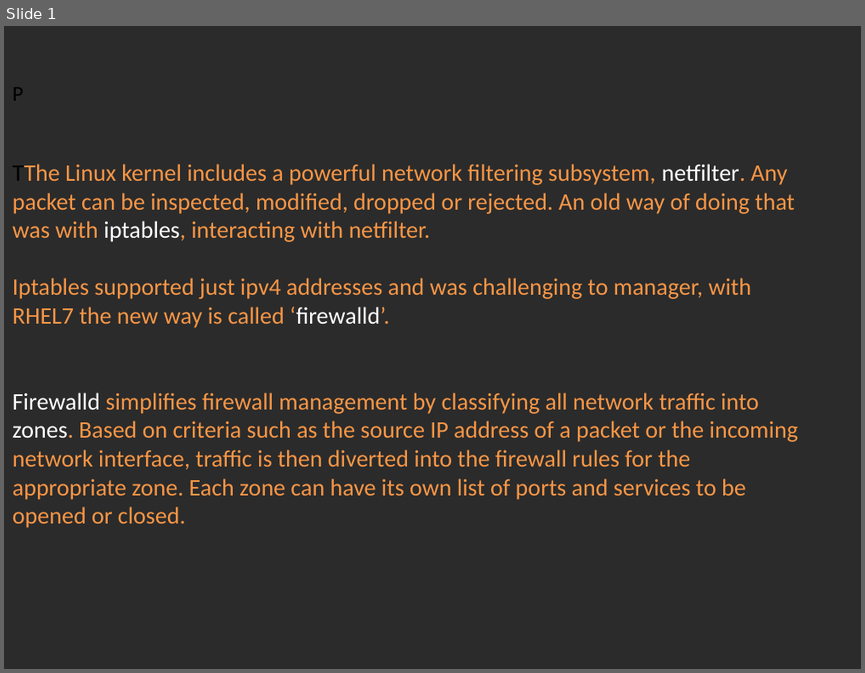
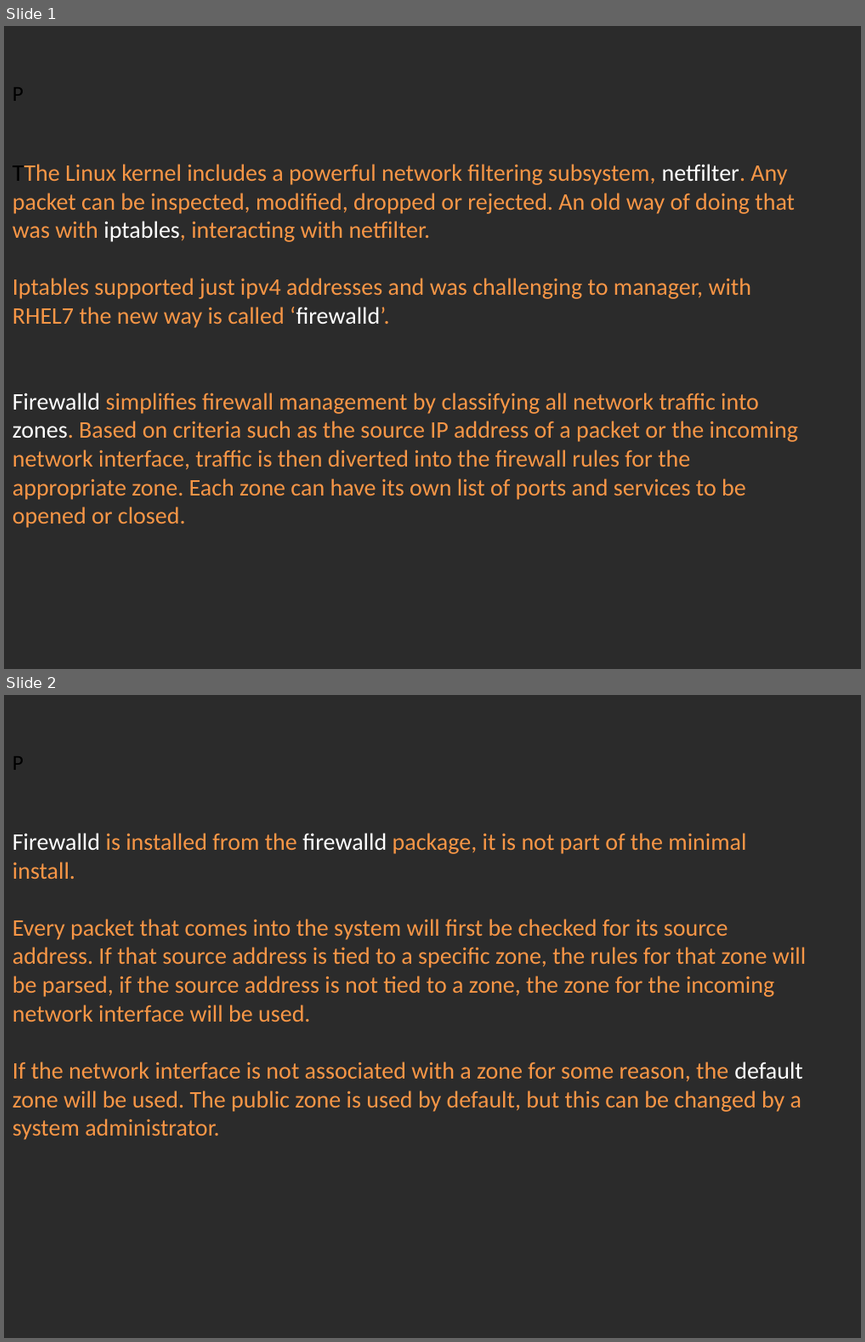
Before and after one commit to Academy-Soft-Intellect/Linux-Course, a slide deck: 13.Firewall/13-Firewalld.pptx. Shown one above the other, each under a label of ours: slide 1 before the commit, slides 1 and 2 after it. The pictures are 865x673 and 865x1342 pixels, drawn with LibreOffice and Linux fonts; fonts in the diff are those of the drawing; background and template pictures are left out; a plain dark background stands for a picture behind light text. Boxes give left, top, right and bottom in pixels: in the first picture for what was removed or moved away, otherwise in the second. Text is boxed around its words. In the diff, an @@ line names an element or a change of style, - is before the commit and + after.

Commit message:
Firewall

```diff
--- a/13.Firewall/13-Firewalld.pptx
+++ b/13.Firewall/13-Firewalld.pptx
@@ slide 2 added at box(4, 695, 861, 1338), background picture (left out) @@
@@ text added at box(12, 756, 806, 1140), 20 pt, text #F79646 @@
+P
+Firewalld is installed from the firewalld package, it is not part of the minimal install.
+Every packet that comes into the system will first be checked for its source address. If that source address is tied to a specific zone, the rules for that zone will be parsed, if the source address is not tied to a zone, the zone for the incoming network interface will be used.
+If the network interface is not associated with a zone for some reason, the default zone will be used. The public zone is used by default, but this can be changed by a system administrator.
```
Also in this commit, not shown: 1 slide removed.
